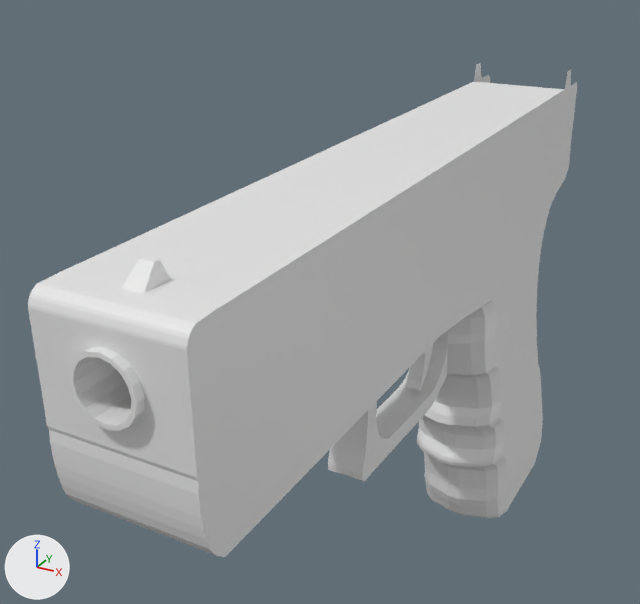
The Blender file glock.blend as it was, and as the next commit left it.
One viewpoint serves both versions: a 50 mm lens placed at (0.0961, -0.2229, 0.0855), pointed at (-0.0296, 0.0056, -0.0288). The lights are fixed; the arrows at lower left show +X, +Y and +Z.

Objects in the first picture: 'Body'.
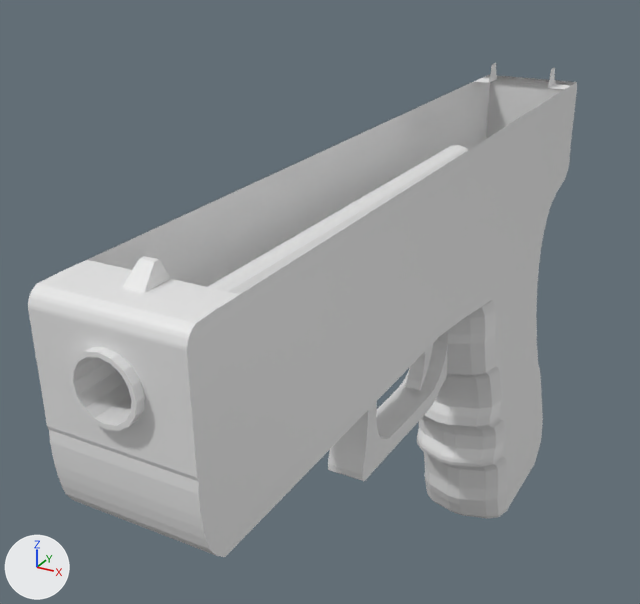
What the commit changed:
me_cube_001 is used by ob_body; location (0.0, 0.0, 0.0); scale (1.7, 0.988, 0.205).
me_cube_001 had 992 vertices, 936 faces and spanned x -0.01..0.01, y -0.126..0.144, z -0.709..0.163.
me_cube_001 now has 996 vertices, 951 faces and spans x -0.01..0.01, y -0.126..0.144, z -0.709..0.164.
Part 1, on me_cube_001:
4 vertices are removed from x -0.01..0.01, y 0.106..0.111, z 0.163.
3 faces are deleted.
8 vertices are added at x -0.007..0.007, y 0.105..0.114, z 0.132..0.164.
18 new faces join them.

Changed parts and their boxes [x1, y1, x2, y2] in the pictures (640 x 604 px):
'Body', reshaped: before [28, 62, 577, 557]; after [28, 63, 577, 557]
part 1 of me_cube_001, built on: before [87, 62, 571, 294]; after [474, 63, 576, 139]
